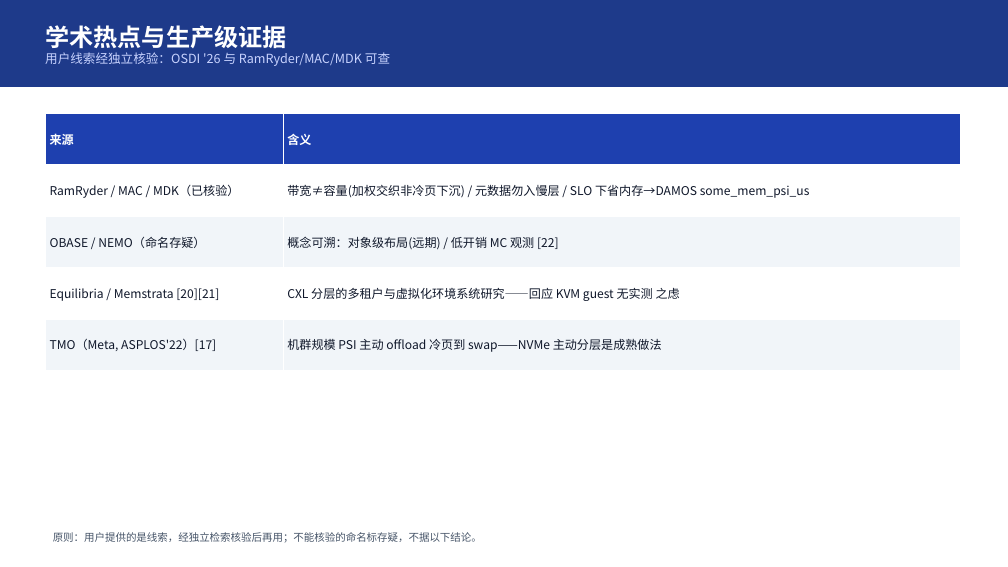
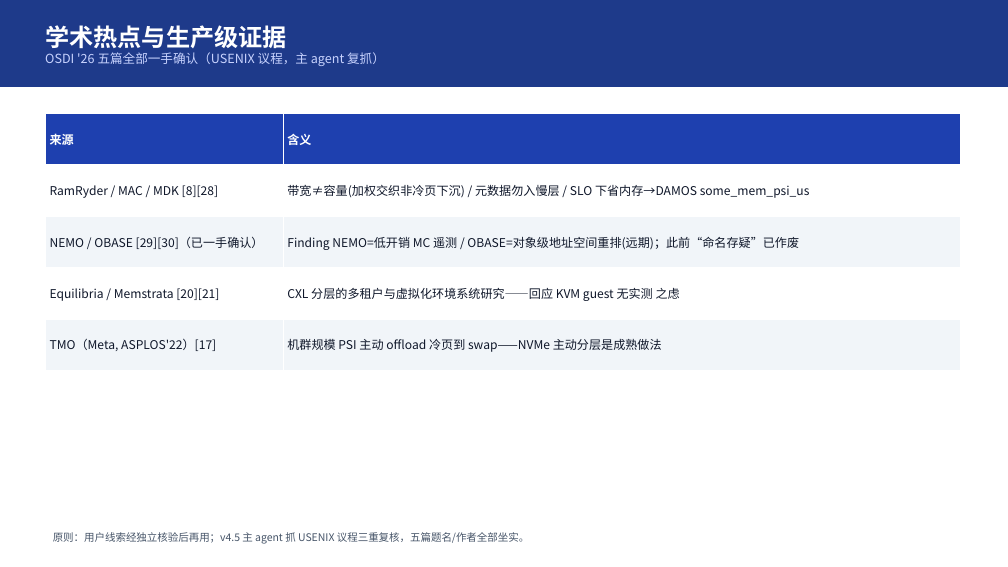
Before and after one commit to turtacn/storm, a slide deck: slide 6 of docs/harness-sop/examples/memory-tiring-p2v/mt-v1.pptx. Drawn at 1008x567 pixels with LibreOffice and Linux fonts; fonts in the diff are those of the drawing. Boxes give left, top, right and bottom in pixels: in the first picture for what was removed or moved away, otherwise in the second. Text is boxed around its words. In the diff, an @@ line names an element or a change of style, - is before the commit and + after.

```diff
--- a/docs/harness-sop/examples/memory-tiring-p2v/mt-v1.pptx
+++ b/docs/harness-sop/examples/memory-tiring-p2v/mt-v1.pptx
@@ text at (x1=45, y1=52, x2=385, y2=66): text changed @@
-用户线索经独立核验：OSDI '26 与 RamRyder/MAC/MDK 可查
+OSDI '26 五篇全部一手确认（USENIX 议程，主 agent 复抓）
@@ table at (x1=45, y1=113, x2=960, y2=371) @@
-row 2, column 1: RamRyder / MAC / MDK（已核验）
+row 2, column 1: RamRyder / MAC / MDK [8][28]
-row 3, column 1: OBASE / NEMO（命名存疑）
+row 3, column 1: NEMO / OBASE [29][30]（已一手确认）
-row 3, column 2: 概念可溯：对象级布局(远期) / 低开销 MC 观测 [22]
+row 3, column 2: Finding NEMO=低开销 MC 遥测 / OBASE=对象级地址空间重排(远期)；此前“命名存疑”已作废
@@ text at (x1=53, y1=532, x2=529, y2=544): text changed @@
-原则：用户提供的是线索，经独立检索核验后再用；不能核验的命名标存疑，不据以下结论。
+原则：用户线索经独立核验后再用；v4.5 主 agent 抓 USENIX 议程三重复核，五篇题名/作者全部坐实。
```
Also in this commit, not shown: 6 other slides changed.
